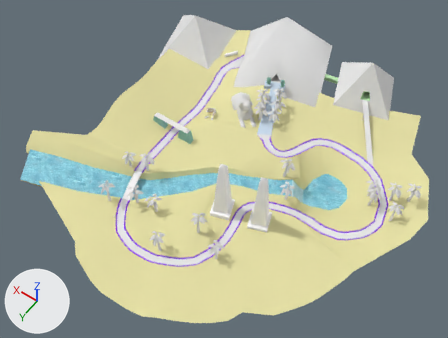
The Blender file media/trunk/tracks/sandtrack/sandtrack.blend as it was, and as the next commit left it.
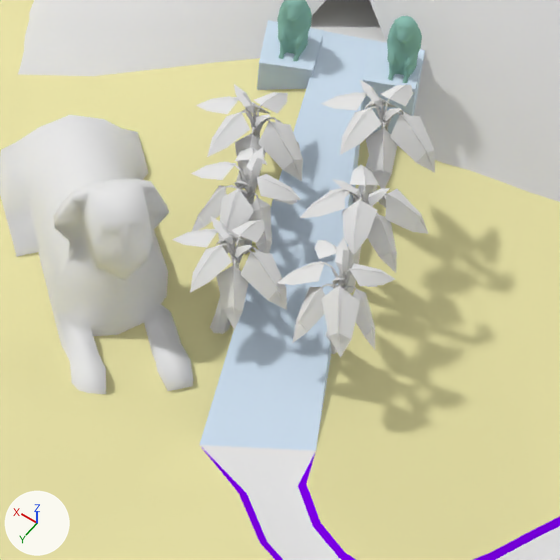
The first picture shows the older version from a 50 mm lens placed at (-384.0, 453.0, 501.0), pointed at (-94.0, 47.0, -138.0). The close-ups show the older and then the newer version on the part from 52% to 68% of the width and 23% to 44% of the height of that picture. Only the edits that show in the close-ups are written down. The axes (+X, +Y, +Z) are drawn at lower left. The lights are the same throughout.
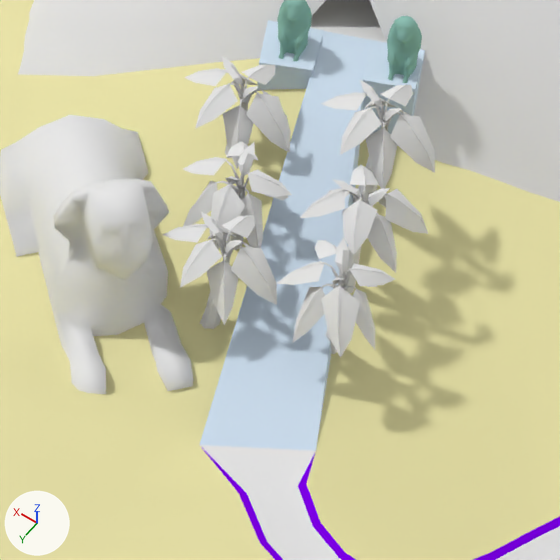
Where the change shows, as pixel boxes (x1, y1, x2, y2) in the close-ups (560 x 560 px):
'Object01_01.009', moved
    before: (172, 216, 287, 334)
    after: (163, 211, 277, 329)
'Object01_01.005', moved
    before: (196, 84, 303, 189)
    after: (184, 56, 291, 168)
'Object01_01.006', moved
    before: (191, 147, 301, 254)
    after: (183, 141, 292, 250)

What changed in the scene script:
```text
Change ob_object01_01_009:
    ob_object01_01_009.location: (-85.0, -51.4, -127.8) -> (-83.0, -51.4, -127.8)
Change ob_object01_01_006:
    ob_object01_01_006.location: (-79.0, -66.3, -127.8) -> (-77.2, -66.3, -127.8)
Change ob_object01_01_005:
    ob_object01_01_005.location: (-71.4, -78.5, -126.1) -> (-65.8, -83.2, -126.1)
```
